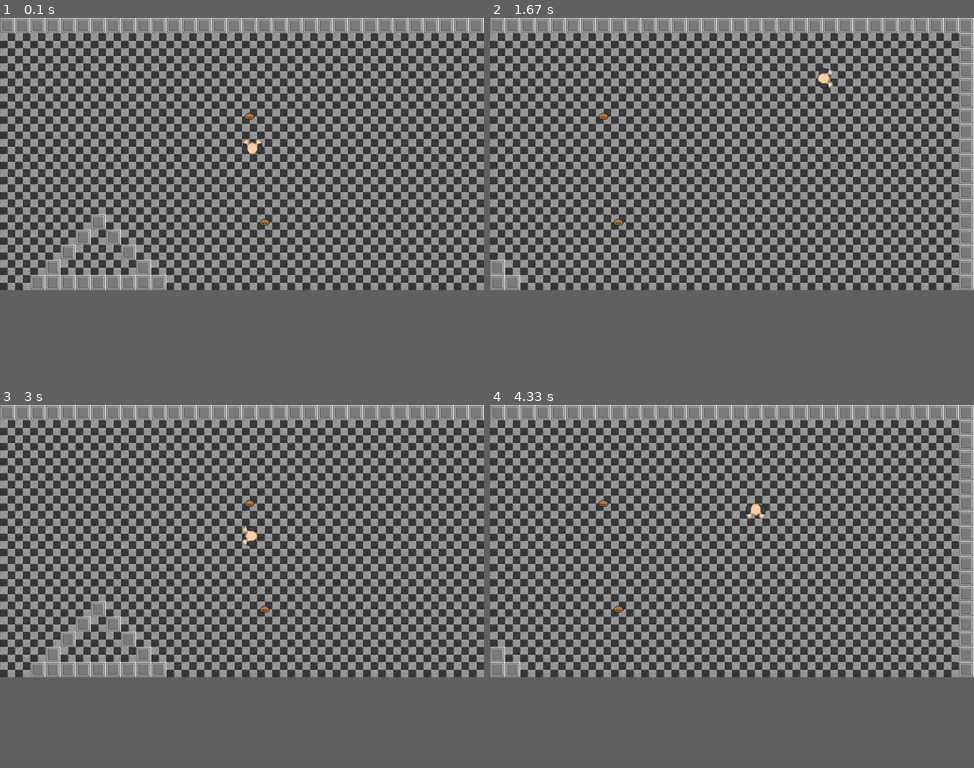
Above: before the commit, frames 1-4 (two rows, left to right).
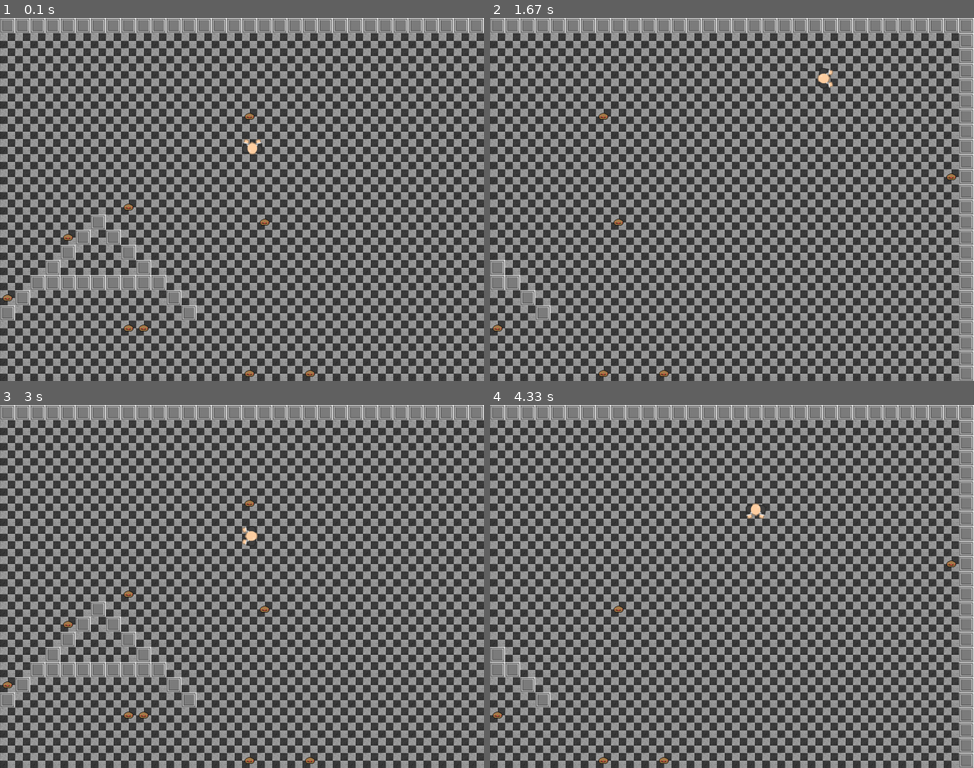
Above: after the commit, the same moments.

Repository: bly852/ICS3U1
Game: pygame game, started from (19.12.06) Culminating/game.py
Two runs of this game, one before a commit and one after it. Both use one fixed random seed, a clock stepped at 60 frames per second and the inputs below.
Inputs:
- Up to frame 1 (0.1 s): no input
- Up to frame 2 (1.67 s): hold D 0.33-0.8 s; hold W 0.83-1.13 s; hold D 1.17-1.63 s
- Up to frame 3 (3 s): hold A 1.67-2.2 s; hold S 2.23-2.53 s; hold A 2.57-2.97 s
- Up to frame 4 (4.33 s): hold W 3-3.37 s; hold D 3.4-4.03 s; hold S from 4.07 s (still down)
The window is 900x506 before the commit and 900x675 after it. Grey fills any space a smaller window leaves; there, only what the larger window draws over its background counts as a difference.

The runs differ from the first frame. In frame 1, 14% of the frame differs, in the area x 0-100%, y 51-100%; in frame 2, 14%; in frame 3, 14%; in frame 4, 14%, in the area x 0-100%, y 26-100%.

Commit message:
Kill food sprite on collision and add to score

Diff:
--- a/(19.12.06) Culminating/game.py
+++ b/(19.12.06) Culminating/game.py
@@ -46,6 +46,8 @@
                     Wall(self, col, row)
                 else:
                     Floor(self, col, row)
+        for x in range((self.map.tileWidth*self.map.tileHeight)//food_spawn_rate):
+            Food(self, random.randint(1, self.map.tileWidth-2), random.randint(1, self.map.tileHeight-2))
         for row, tiles in enumerate(self.map.data):
             for col, tile in enumerate(tiles):
                 if tile == "1":
@@ -54,8 +56,6 @@
                 elif tile == "2":
                     Floor(self, col, row)
                     self.player = Player(self, col, row, 2)
-        for x in range((self.map.tileWidth*self.map.tileHeight)//food_spawn_rate):
-            Food(self, random.randint(1, self.map.tileWidth-2), random.randint(1, self.map.tileHeight-2))
 
     def run(self):
         # game loop
@@ -67,6 +67,7 @@
             self.draw()
 
     def quit(self):
+        print("You got a score of {}!".format(self.player.score))
         pygame.quit()
         sys.exit()
 
--- a/(19.12.06) Culminating/settings.py
+++ b/(19.12.06) Culminating/settings.py
@@ -10,9 +10,9 @@
 lightgrey = (100, 100, 100)
 
 
-# game options
+# game options (windows size either 640x480 or 800x600 or 1024x768 or 1280x1024)
 width = 1024
-height = 576
+height = 768
 fps = 240
 title = 'Food Wars'
 
@@ -31,4 +31,4 @@
 
 
 # food settings
-food_spawn_rate = 150
+food_spawn_rate = 100 # lower = more food
--- a/(19.12.06) Culminating/sprites.py
+++ b/(19.12.06) Culminating/sprites.py
@@ -15,6 +15,7 @@
         self.x = x * tileSize - tileSize
         self.y = y * tileSize - tileSize
         self.playerNum = player_num
+        self.score = 0
 
     def get_keys(self):
         self.velX, self.velY = 0, 0
@@ -79,6 +80,11 @@
                 self.velY = 0
                 self.rect.y = self.y
 
+    def food_collision(self):
+        collides = pygame.sprite.spritecollide(self, self.game.food, True)
+        if collides:
+            self.score +=1
+
     def update(self):
         self.get_keys()
         self.direction()
@@ -88,6 +94,7 @@
         self.wall_collision('x')
         self.rect.y = self.y
         self.wall_collision('y')
+        self.food_collision()
 
 
 class Wall(pygame.sprite.Sprite):
